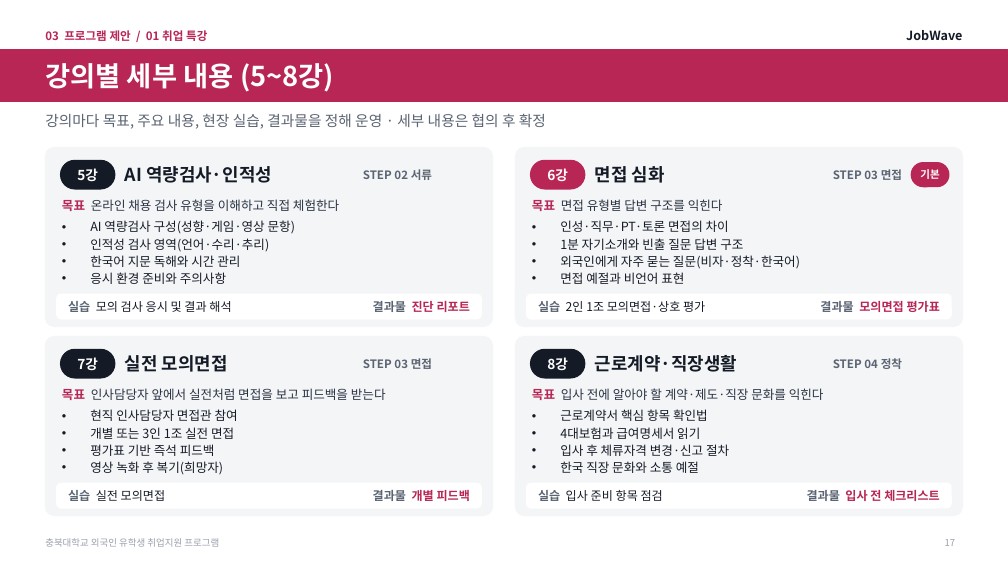
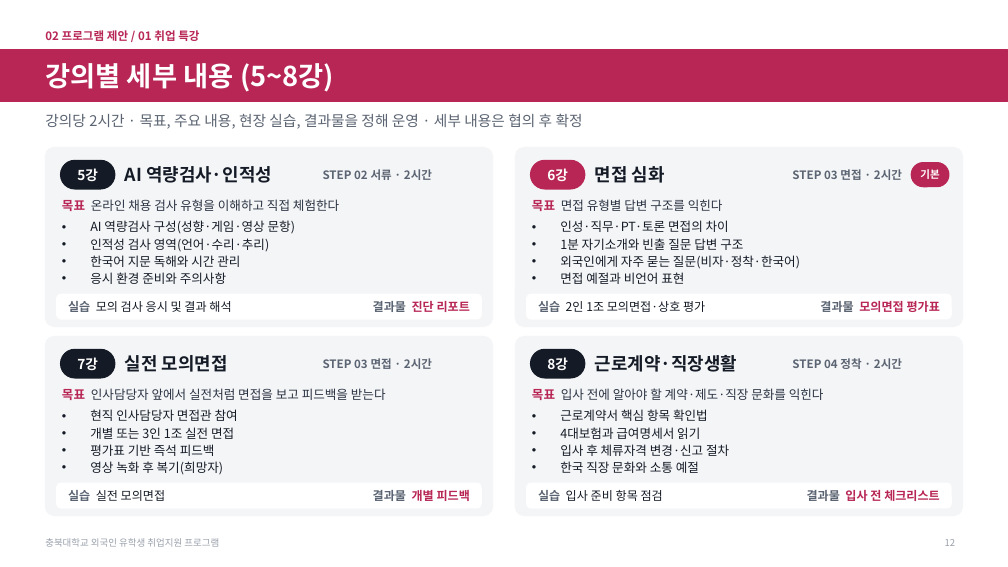
Before and after one commit to job-wave/Codex, a slide deck: slide 12 of output/jobwave-cbnu-proposal/JobWave_proposal_visual.pptx (slide 17 before the commit). Drawn at 1008x567 pixels with LibreOffice and Linux fonts; fonts in the diff are those of the drawing; background and template pictures are left out. Boxes give left, top, right and bottom in pixels: in the first picture for what was removed or moved away, otherwise in the second. Text is boxed around its words. In the diff, an @@ line names an element or a change of style, - is before the commit and + after.

```diff
--- a/output/jobwave-cbnu-proposal/JobWave_proposal_visual.pptx
+++ b/output/jobwave-cbnu-proposal/JobWave_proposal_visual.pptx
@@ text at (45,30,199,41): text changed @@
-03 프로그램 제안 / 01 취업 특강
+02 프로그램 제안 / 01 취업 특강
@@ text removed at (906,30,962,40) @@
-JobWave
@@ text at (45,114,583,129): text changed @@
-강의마다 목표, 주요 내용, 현장 실습, 결과물을 정해 운영 · 세부 내용은 협의 후 확정
+강의당 2시간 · 목표, 주요 내용, 현장 실습, 결과물을 정해 운영 · 세부 내용은 협의 후 확정
@@ text at (323,169,432,180): text changed @@
-STEP 02 서류
+STEP 02 서류 · 2시간
@@ text at (792,169,902,180): text changed @@
-STEP 03 면접
+STEP 03 면접 · 2시간
@@ text at (323,358,432,369): text changed @@
-STEP 03 면접
+STEP 03 면접 · 2시간
@@ text at (792,358,902,369): text changed @@
-STEP 04 정착
+STEP 04 정착 · 2시간
```
Also in this commit, not shown: 37 other slides changed, 5 slides removed, 8 other files.
